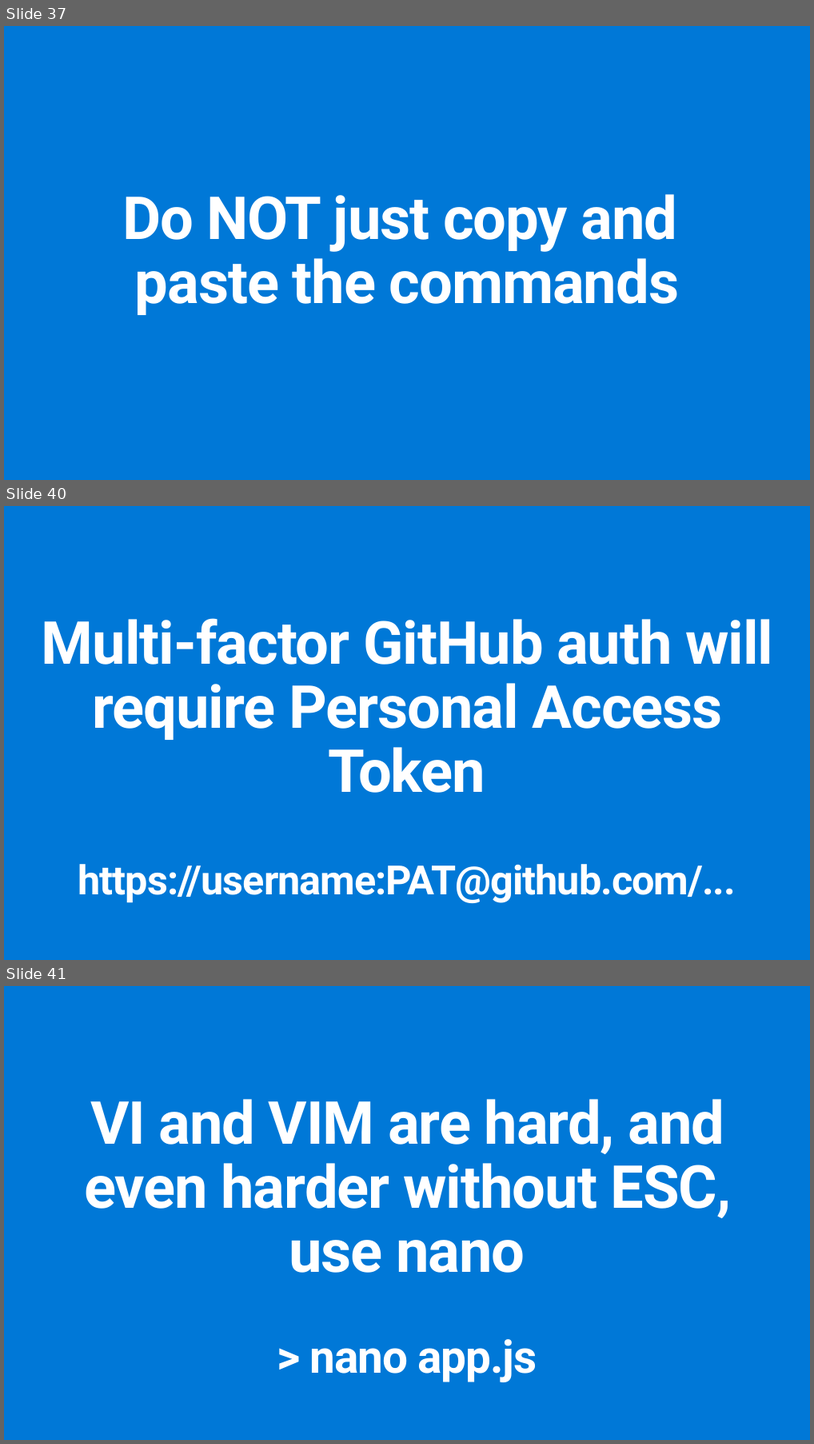
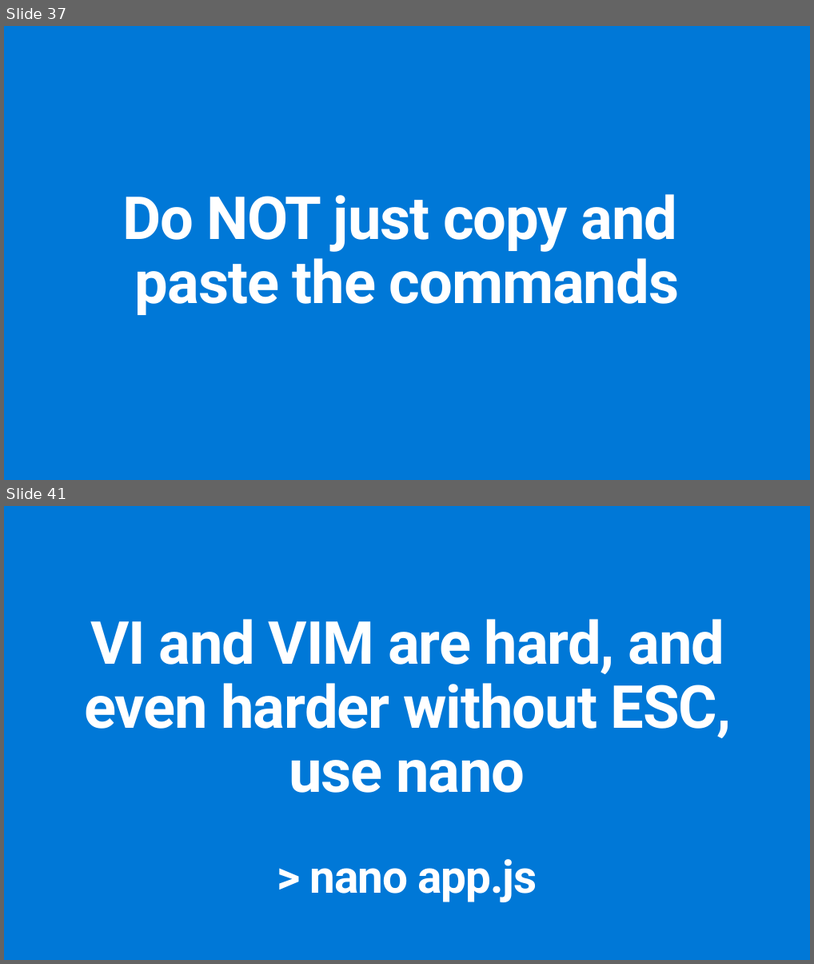
Before and after one commit to ActiveSolution/aiw-cloud-native, a slide deck: AIW Cloud Native.pptx. Shown one above the other, each under a label of ours: slides 37, 40 and 41 before the commit, slides 37 and 41 after it; the slides between them are not shown. The pictures are 814x1444 and 814x964 pixels, drawn with LibreOffice and Linux fonts; fonts in the diff are those of the drawing. Boxes give left, top, right and bottom in pixels: in the first picture for what was removed or moved away, otherwise in the second. Text is boxed around its words. In the diff, an @@ line names an element or a change of style, - is before the commit and + after.

```diff
--- a/AIW Cloud Native.pptx
+++ b/AIW Cloud Native.pptx
@@ slide 40 removed at [4,506,810,960], background #0078D7 @@
@@ title removed at [42,618,774,903] @@
-Multi-factor GitHub auth will require Personal Access Token
-https://username:PAT@github.com/...
```
Also in this commit, not shown: 7 slides changed, 3 slides added.
